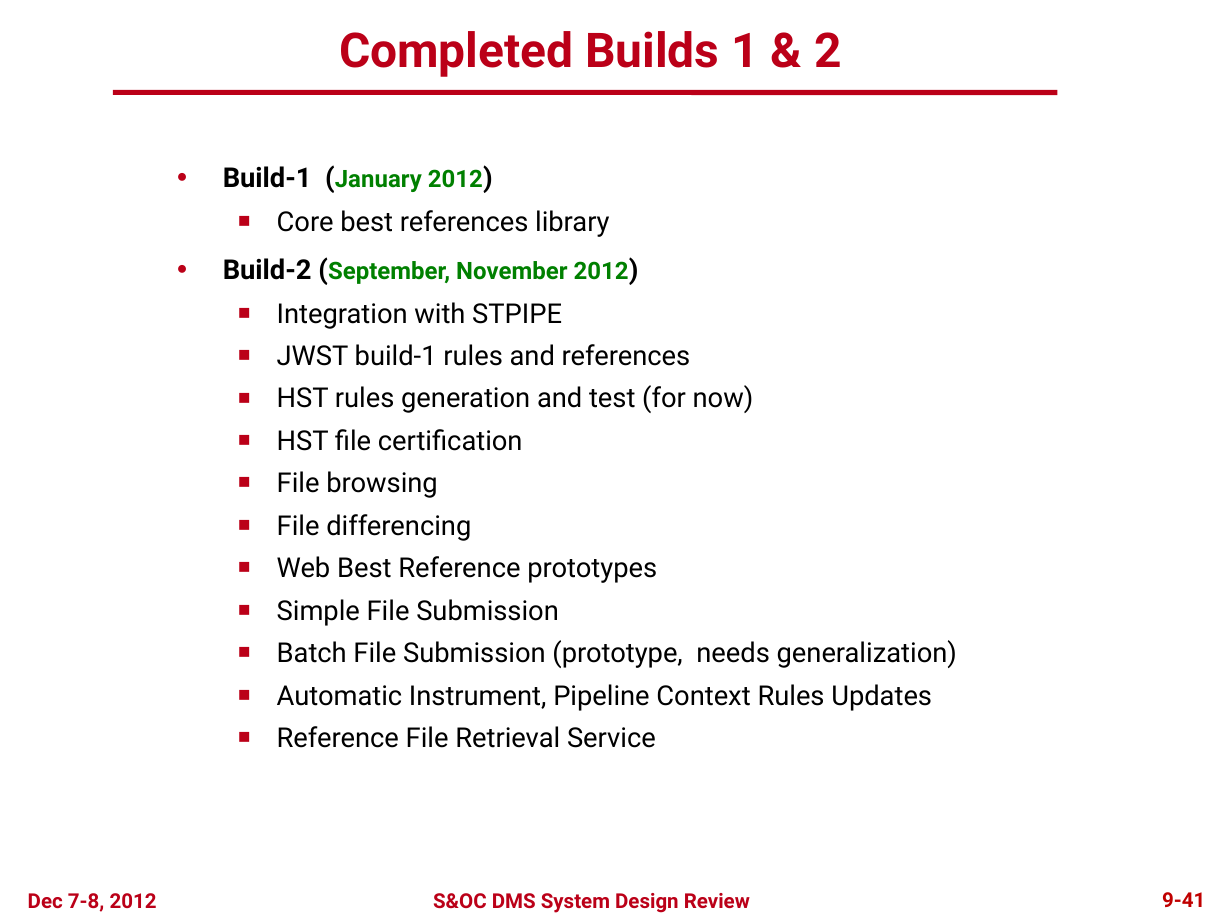
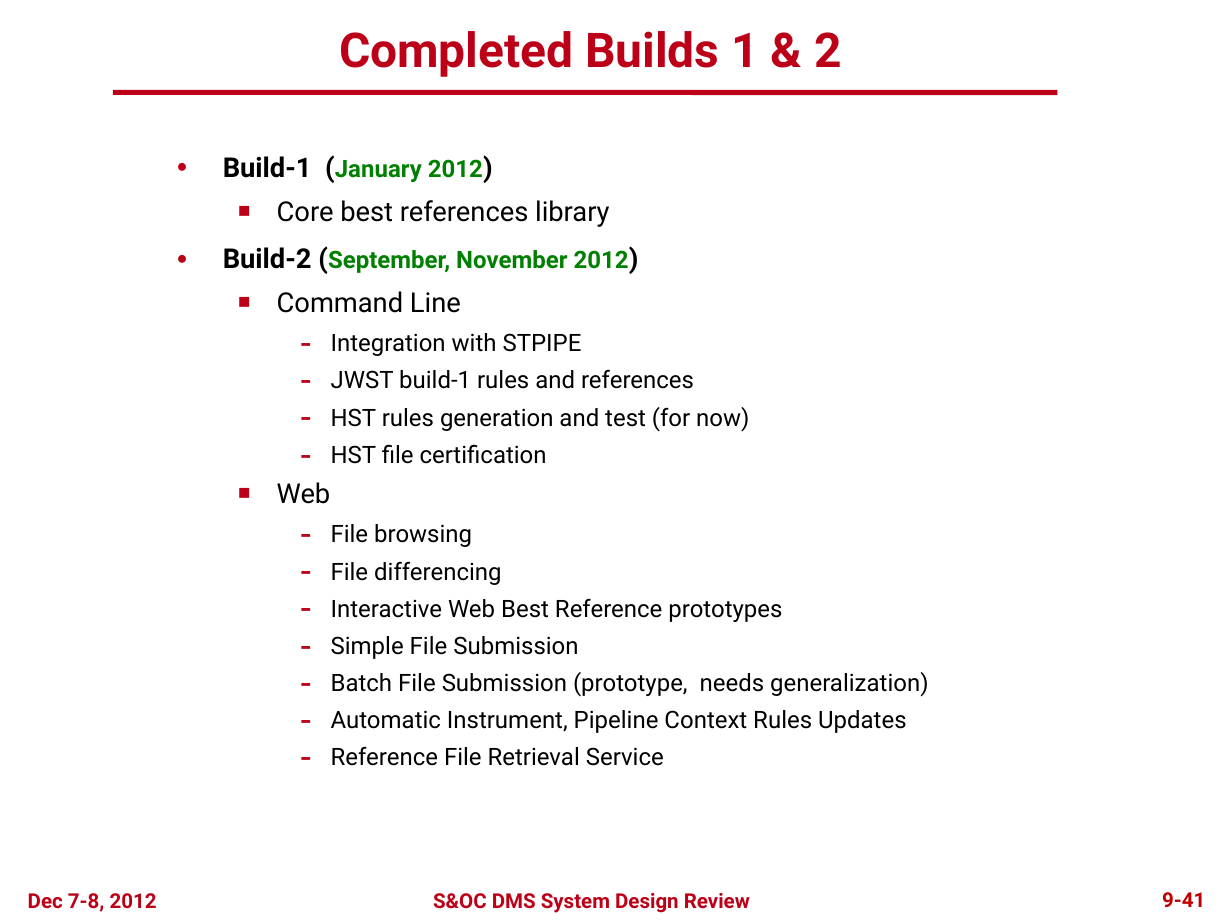
Before and after one commit to spacetelescope/crds, a slide deck: slide 40 of docs/DMS_SDR2_09_CRDS_final.pptx. Drawn at 1232x924 pixels with LibreOffice and Linux fonts; fonts in the diff are those of the drawing; background and template pictures are left out. Boxes give left, top, right and bottom in pixels: in the first picture for what was removed or moved away, otherwise in the second. Text is boxed around its words. In the diff, an @@ line names an element or a change of style, - is before the commit and + after.

```diff
--- a/docs/DMS_SDR2_09_CRDS_final.pptx
+++ b/docs/DMS_SDR2_09_CRDS_final.pptx
@@ text "Build-1 (January 2012)": place and size @@
-text "Build-1 (January 2012)" at bbox=[223, 166, 957, 748]
+text "Build-1 (January 2012)" at bbox=[223, 156, 928, 766]
@@ text at bbox=[277, 291, 461, 313]: paragraph added @@
+  ■ Command Line
@@ text at bbox=[331, 333, 928, 766]: size 16 to 14 pt in "Integration with STPIPE", "JWST build-1 rules and references", "HST rules generation and test (for now)", "HST file certification" and 6 more places; bullet ■ to -; list level 2 to 3 in "Integration with STPIPE"; list level 2 to 3 in "JWST build-1 rules and references"; list level 2 to 3 in "HST rules generation and test ..."; list level 2 to 3 in "HST file certification"; list level 2 to 3 in "File browsing"; list level 2 to 3 in "File differencing"; list level 2 to 3 in "Simple File Submission"; list level 2 to 3 in "Batch File Submission (prototype, needs ..."; list level 2 to 3 in "Automatic Instrument, Pipeline Context Rules ..."; list level 2 to 3 in "Reference File Retrieval Service" @@
@@ text at bbox=[277, 482, 331, 504]: paragraph added @@
+  ■ Web
@@ text at bbox=[331, 598, 782, 622]: text changed; size 16 to 14 pt @@
-  ■ Web Best Reference prototypes
+    – Interactive Web Best Reference prototypes
```
Also in this commit, not shown: 13 other slides changed.
